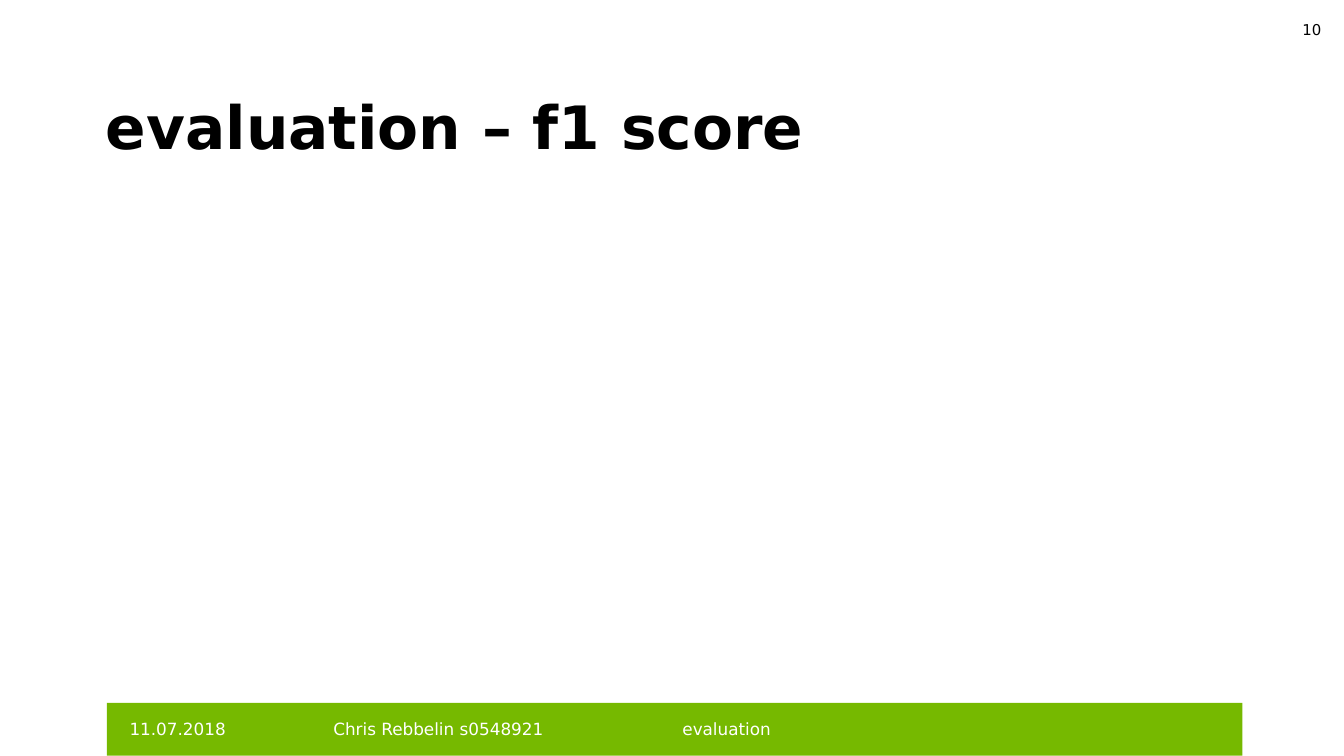
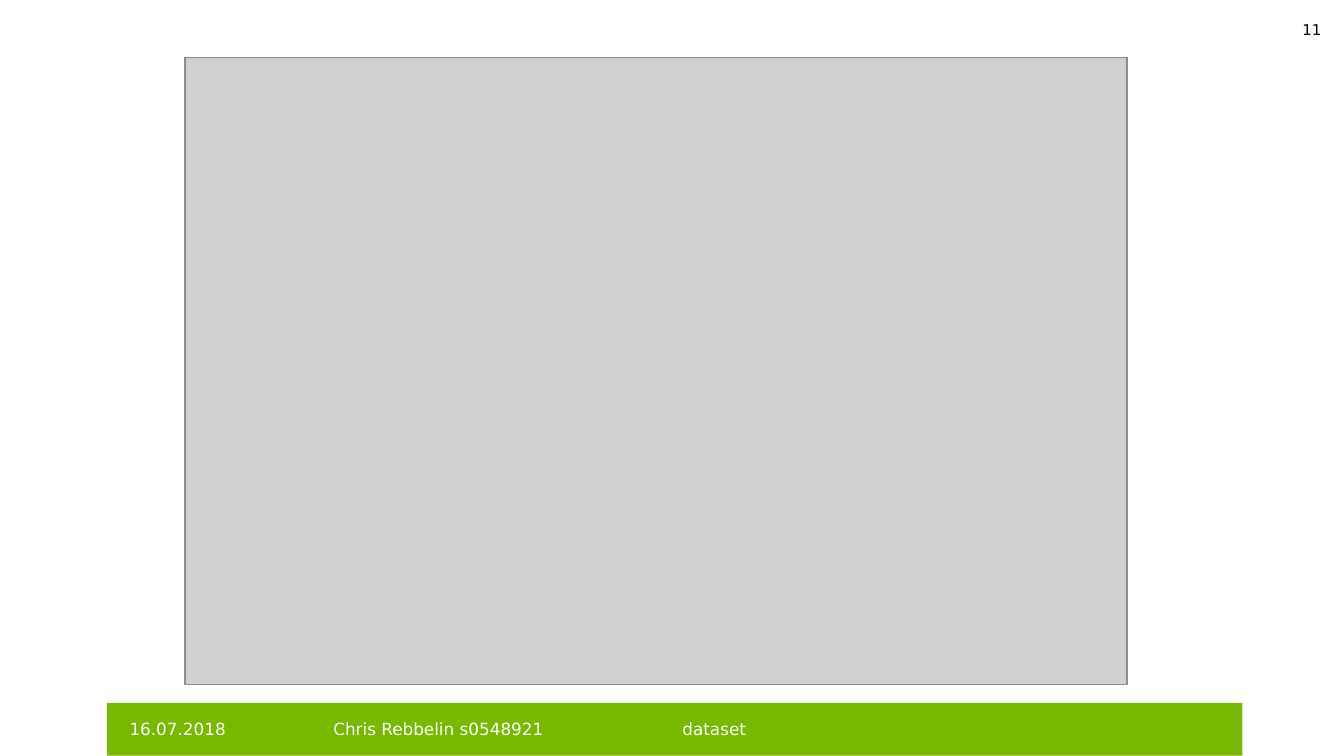
Before and after one commit to HeleleF/cnnProjUni, a slide deck: slide 11 of beleggg.pptx (slide 10 before the commit). Drawn at 1344x756 pixels with LibreOffice and Linux fonts; fonts in the diff are those of the drawing; grey boxes stand for pictures; background and template pictures are left out. Boxes give left, top, right and bottom in pixels: in the first picture for what was removed or moved away, otherwise in the second. Text is boxed around its words. In the diff, an @@ line names an element or a change of style, - is before the commit and + after.

```diff
--- a/beleggg.pptx
+++ b/beleggg.pptx
@@ page number at <box>1302,24,1321,35</box>: text changed @@
-10
+11
@@ picture added at <box>185,58,1128,685</box> @@
@@ title removed at <box>106,103,803,150</box> @@
-evaluation – f1 score
@@ text at <box>130,722,226,736</box>: text changed @@
-11.07.2018
+16.07.2018
@@ text at <box>682,722,746,736</box>: text changed @@
-evaluation
+dataset
```
Also in this commit, not shown: 10 other slides changed, 11 slides added, 1 other file.
